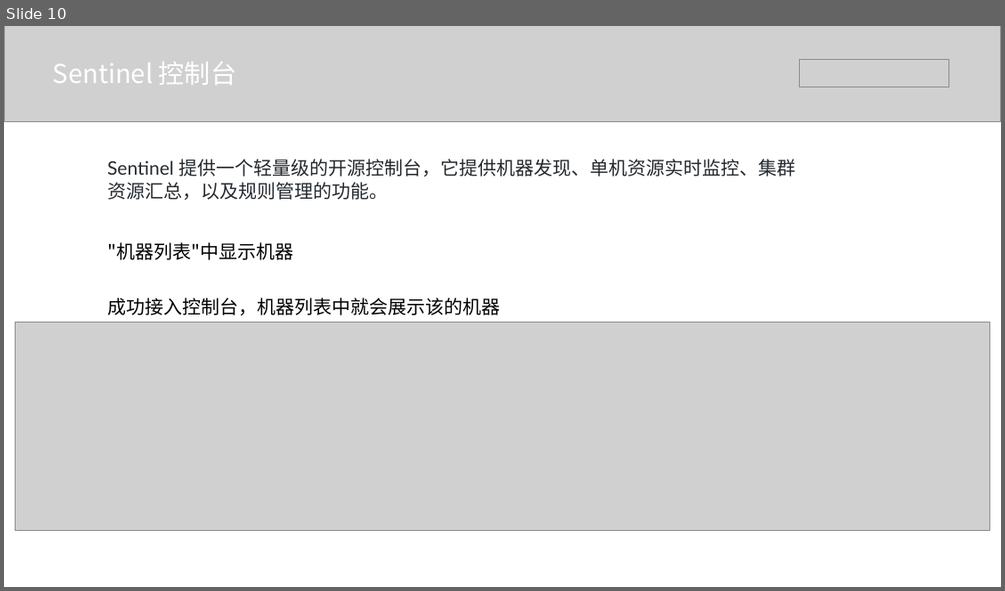
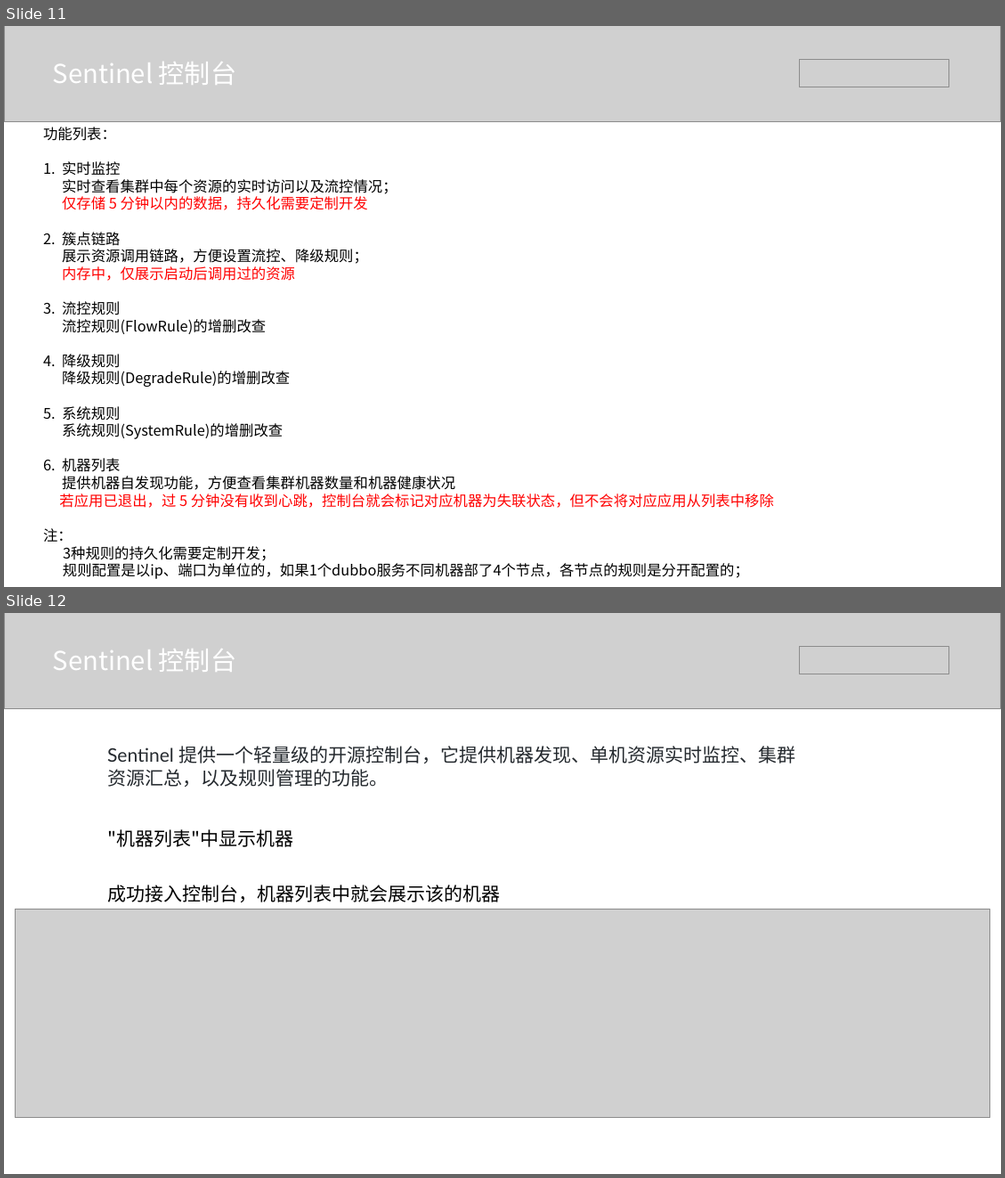
Before and after one commit to BraveMing/transfer-station, a slide deck: Sentinel基本原理.pptx. Shown one above the other, each under a label of ours: slide 10 before the commit, slides 11 and 12 after it. The pictures are 1005x591 and 1005x1178 pixels, drawn with LibreOffice and Linux fonts; fonts in the diff are those of the drawing; grey boxes stand for pictures. Boxes give left, top, right and bottom in pixels: in the first picture for what was removed or moved away, otherwise in the second. Text is boxed around its words. In the diff, an @@ line names an element or a change of style, - is before the commit and + after.

```diff
--- a/Sentinel基本原理.pptx
+++ b/Sentinel基本原理.pptx
@@ slide 11 added at [4,26,1001,587], background #FFFFFF @@
@@ picture added at [4,26,1001,122] @@
@@ text added at [53,62,236,85], 25 pt, text #FFFFFF @@
+Sentinel 控制台
@@ picture added at [799,60,949,87] @@
@@ text added at [43,127,774,579], 14 pt, text #000000 @@
+功能列表：
+1. 实时监控
+   实时查看集群中每个资源的实时访问以及流控情况；
+   仅存储 5 分钟以内的数据，持久化需要定制开发
+2. 簇点链路
+   展示资源调用链路，方便设置流控、降级规则；
+   内存中，仅展示启动后调用过的资源
+3. 流控规则
+   流控规则(FlowRule)的增删改查
+4. 降级规则
+   降级规则(DegradeRule)的增删改查
+5. 系统规则
+   系统规则(SystemRule)的增删改查
+6. 机器列表
+   提供机器自发现功能，方便查看集群机器数量和机器健康状况
+若应用已退出，过 5 分钟没有收到心跳，控制台就会标记对应机器为失联状态，但不会将对应应用从列表中移除
+注：
+3种规则的持久化需要定制开发；
+规则配置是以ip、端口为单位的，如果1个dubbo服务不同机器部了4个节点，各节点的规则是分开配置的；
@@ what was slide 10 is now slide 12 @@
```
Also in this commit, not shown: 5 slides changed, 13 other slides added, 13 slides removed, 1 other file.
